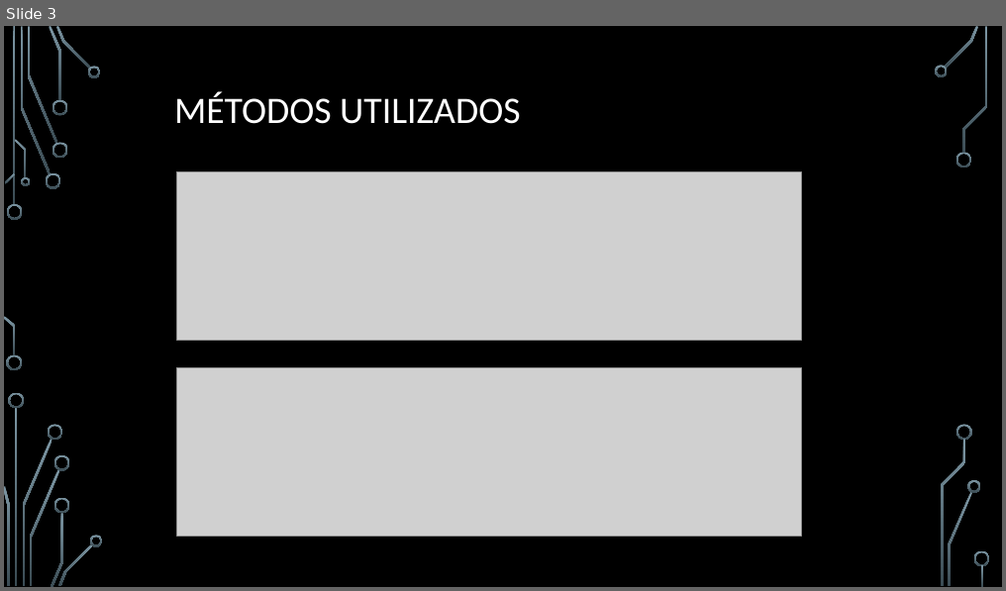
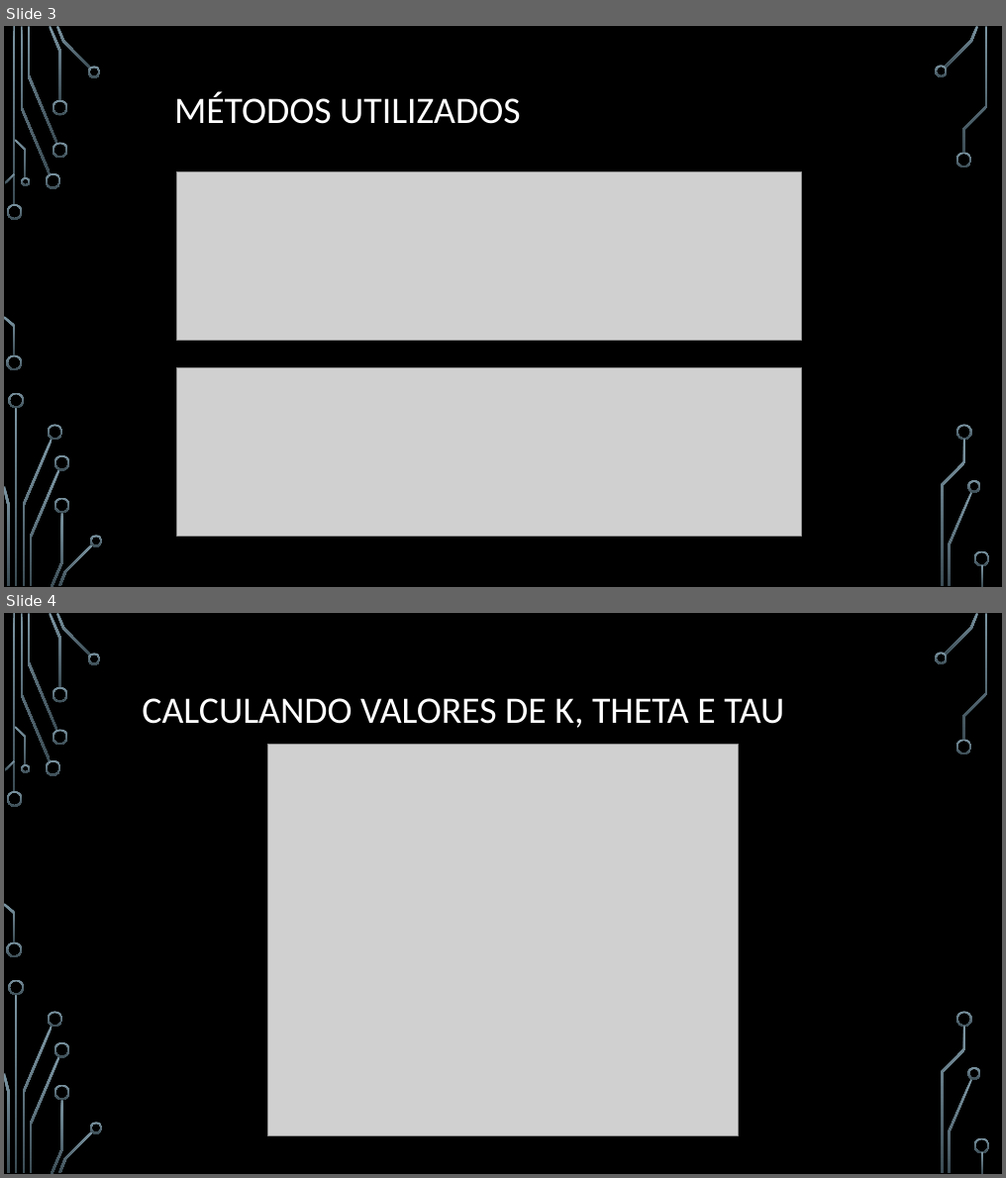
Before and after one commit to MathCarv/C213, a slide deck: documents/Trabalho de Sistemas Embarcados (C213).pptx. Shown one above the other, each under a label of ours: slide 3 before the commit, slides 3 and 4 after it. The pictures are 1006x591 and 1006x1178 pixels, drawn with LibreOffice and Linux fonts; fonts in the diff are those of the drawing; grey boxes stand for pictures; background and template pictures are left out. Boxes give left, top, right and bottom in pixels: in the first picture for what was removed or moved away, otherwise in the second. Text is boxed around its words. In the diff, an @@ line names an element or a change of style, - is before the commit and + after.

```diff
--- a/documents/Trabalho de Sistemas Embarcados (C213).pptx
+++ b/documents/Trabalho de Sistemas Embarcados (C213).pptx
@@ slide 4 added at <box>4,613,1002,1174</box>, background picture (left out); not listed: 36 template elements that a slide beside it also shows @@
@@ title added at <box>142,698,784,728</box>, 36 pt, text #FFFFFF @@
+CALCULANDO VALORES DE K, THETA E TAU
@@ picture added at <box>268,744,739,1137</box> @@
```
Also in this commit, not shown: 9 other slides added, 1 slide removed, 9 other files.
